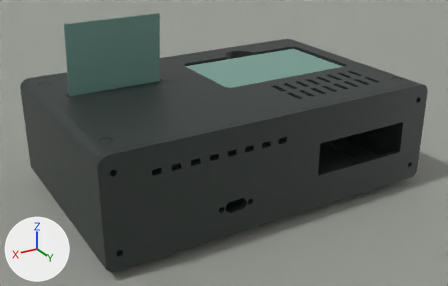
Renders of the Blender file NFC-Player-Case/NFC-Player-Render.blend from each side of a commit.
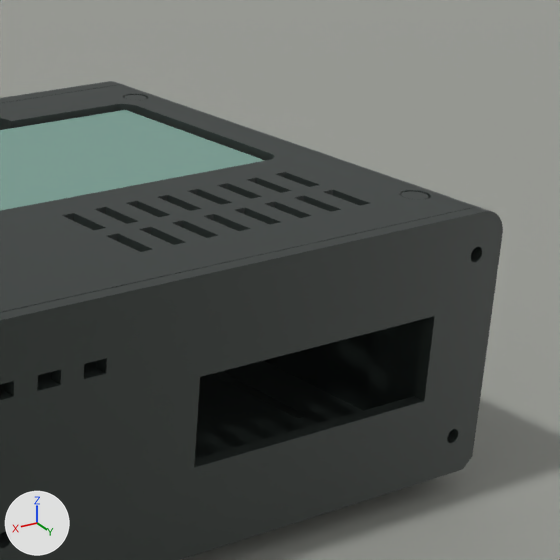
Old and new are each drawn whole from a camera (50 mm lens) standing at (277.0, 361.0, 168.0) and looking at (101.0, 68.0, 22.0) and again close up on the part from 56% to 100% of the width and 3% to 73% of the height. The axes (+X, +Y, +Z) are drawn at lower left. The lights are the same throughout. The last two pictures show the newer version.

The scene before the commit, as lines of its bpy script (objects in view):
```python
me_shape_006 = bpy.data.meshes.new('shape.006')
me_shape_006.from_pydata(...)  # 767 vertices, 412 faces; spans x 0.0..200.0, y 125.0..128.0, z 0.0..59.0
me_shape_006.materials.append(mat_printed_charcoal)  # dark grey #2e3532
me_shape_009 = bpy.data.meshes.new('shape.009')
me_shape_009.from_pydata(...)  # 1418 vertices, 701 faces; spans x 1.0..199.0, y 4.0..125.0, z 52.0..59.0
me_shape_009.materials.append(mat_printed_charcoal)  # dark grey #2e3532
me_shape_012 = bpy.data.meshes.new('shape.012')
me_shape_012.from_pydata(...)  # 2329 vertices, 1240 faces; spans x 0.0..200.0, y 4.0..125.0, z 0.0..56.0
me_shape_012.materials.append(mat_printed_charcoal)  # dark grey #2e3532
ob_chassis = bpy.data.objects.new('chassis', me_shape_012)
ob_chassis.location = (0.0, 0.0, 0.0)
ob_lid = bpy.data.objects.new('lid', me_shape_009)
ob_lid.location = (0.0, 0.0, 0.0)
ob_rear = bpy.data.objects.new('rear', me_shape_006)
ob_rear.location = (0.0, 0.0, 0.0)
# also in view: 'Stored card.004' at (60.0, 48.0, 57.0); 'Ground' at (94.0, 64.0, -6.0)
```
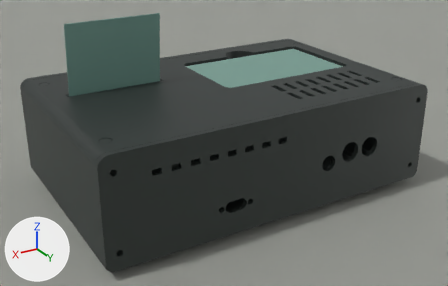
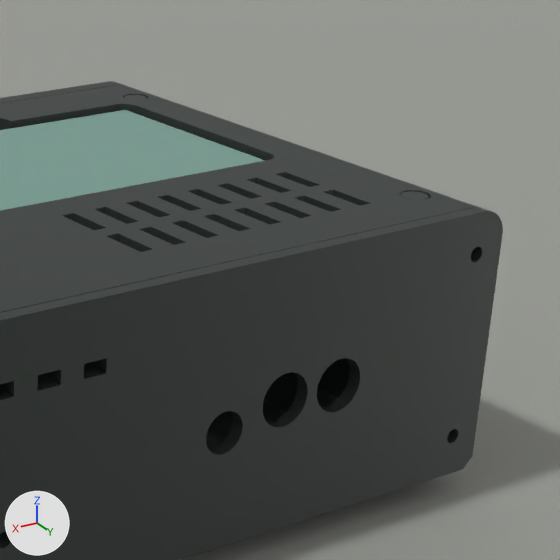
What the commit changed:
me_shape_006 is used by ob_rear; location (0.0, 0.0, 0.0).
me_shape_006 had 767 vertices, 412 faces and spanned x 0.0..200.0, y 125.0..128.0, z 0.0..59.0.
me_shape_006 now has 1060 vertices, 558 faces and spans x 0.0..200.0, y 125.0..128.0, z 0.0..59.0.
me_shape_006 part 1: 8 vertices moved from x 17.0..140.0, y 125.0..128.0, z 14.0..38.0 to x 37.0..140.0, y 125.0..128.0, z 14.0..32.0; 8 vertices removed from x 78.0..123.0, y 125.0..128.0, z 16.0..38.0; 301 vertices added at x 36.0..124.0, y 125.0..128.0, z 17.0..34.0.

What differs and where, as boxes [x1, y1, x2, y2] in the close-ups (560 x 560 px):
part 1 of me_shape_006, built on
    both: [192, 314, 437, 469]
'chassis', unchanged, covered by the edit
    before: [0, 319, 423, 537]
    after: [0, 358, 350, 537]
